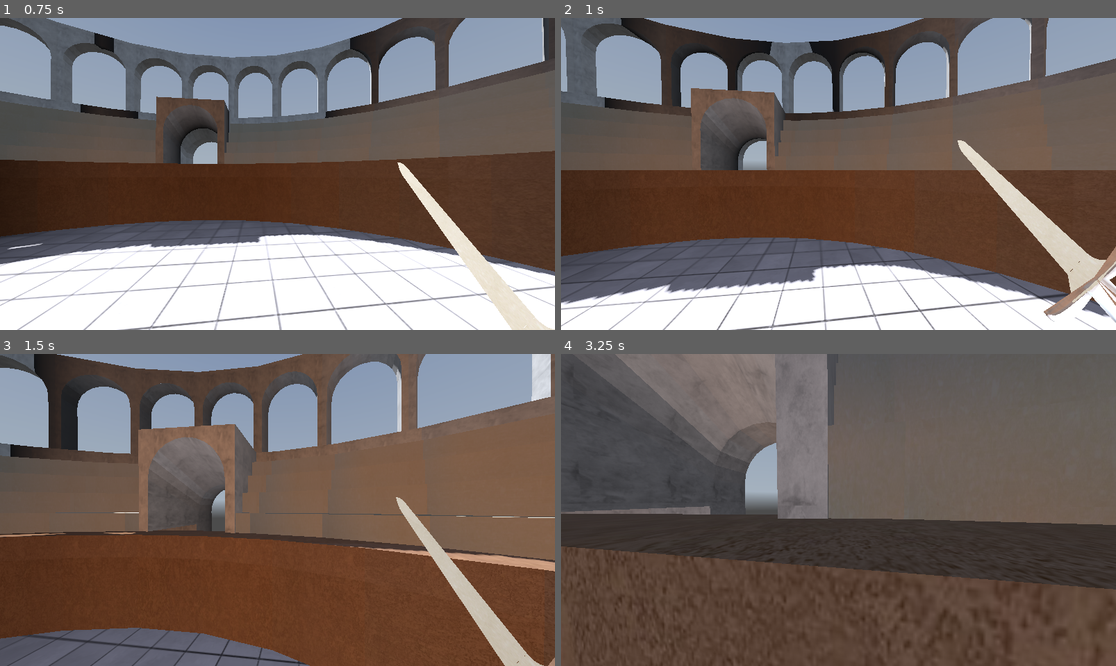
Above: before the commit, frames 1-4 (two rows, left to right).
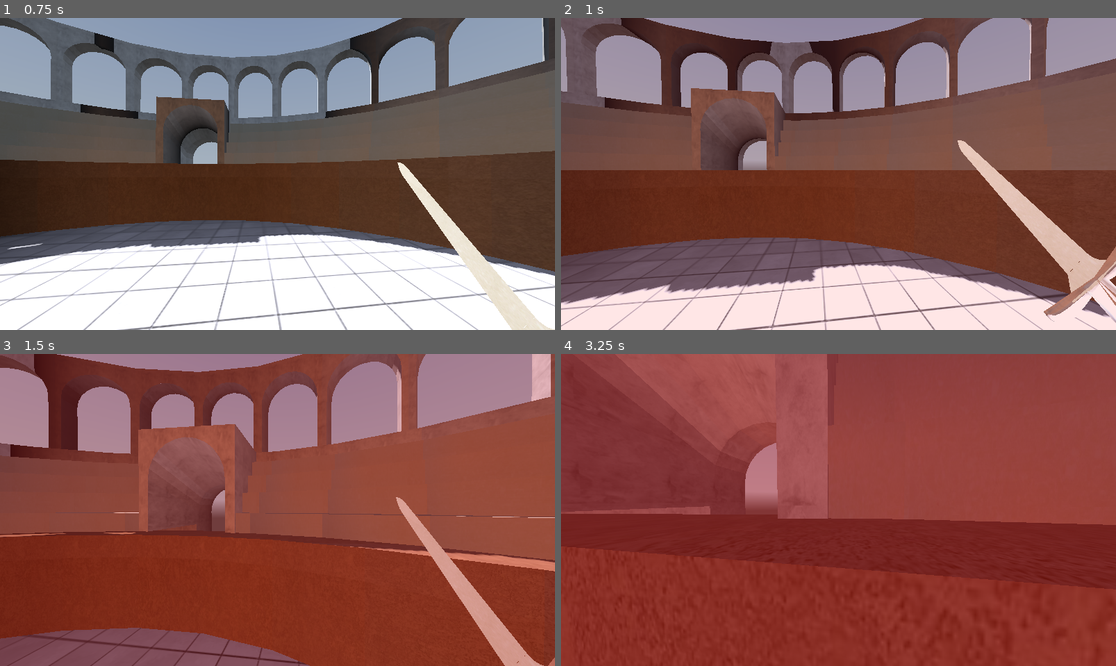
Above: after the commit, the same moments.

Repository: martinsi26/3DGameDesign
Game: Godot game, scene res://Scenes/Sandbox.tscn
Same seed, same stepped clock (60 frames per second), same inputs: the game is played once before the commit and once after it. A sky picture missing from this copy of the repository is replaced by a grey-blue gradient.
Inputs (mouse positions are in pixels of both pictures, inside the frame that each line leads up to):
- Up to frame 1 (0.75 s): move the mouse to (305, 174) at 0.52 s; hold W (move_forward) from 0.53 s (still down); hold Shift (sprint) from 0.53 s (still down)
- Up to frame 2 (1 s): keep holding W (move_forward); keep holding Shift (sprint); tap Space (jump) at 0.77 s; tap L (take_dmg, bound only after the commit) at 0.8 s
- Up to frame 3 (1.5 s): keep holding W (move_forward); tap Space (jump) at 1.07 s; move the mouse to (249, 510) at 1.27 s; release Shift (sprint) at 1.28 s; tap L (take_dmg, bound only after the commit) at 1.35 s
- Up to frame 4 (3.25 s): keep holding W (move_forward); tap Space (jump) at 1.52, 1.55, 1.82, 2.1, 3.02 s; move the mouse to (849, 503) at 2.02 s; hold Shift (sprint) 2.03-2.78 s; move the mouse to (832, 516) at 2.77 s; tap Ctrl (crouch) at 2.85 s; tap L (take_dmg, bound only after the commit) at 3.05 s

Frame 1 is identical in both runs. In frame 2, 13% of the frame differs, in the area x 0-100%, y 2-100%; in frame 3, 99%; in frame 4, 100%, in the area x 0-100%, y 0-100%.

Commit message:
damage hud implemented

Diff:
--- a/3dgamedesign/Scenes/Player/player.gd
+++ b/3dgamedesign/Scenes/Player/player.gd
@@ -5,6 +5,7 @@
 @export var ANIMATION_PLAYER : AnimationPlayer
 @export var SWORD: Node3D
 
+
 @export var TILT_LOWER_LIMIT := deg_to_rad(-10.0)
 @export var TILT_UPPER_LIMIT := deg_to_rad(10.0)
 
@@ -23,6 +24,14 @@
 var lock_camera = false
 
 var gravity = 12.0
+
+var max_health = 100
+var current_health = 100
+
+var regen_delay_timer = 3.0
+var regen_rate = 10.0
+var is_regenerating = false
+
 
 # This function handles user input and input events such as mouse movement
 func _unhandled_input(event: InputEvent) -> void:
@@ -49,6 +58,9 @@
 func _input(event):
 	# we want to exit the game when player has pressed escape for debugging purposes
 	if Input.is_action_just_pressed("exit"): get_tree().quit()
+	if Input.is_action_just_pressed("take_dmg"): apply_damage(10) #NOTE: used to test whether damage works
+
+
 
 func _ready():
 	# save the original sword position and rotation for later use
@@ -58,6 +70,17 @@
 	Global.player = self
 	# capture the mouse
 	capture_mouse()
+
+	set_process(true)
+
+func _process(delta):
+	if regen_delay_timer > 0:
+		regen_delay_timer -= delta
+	else:
+		is_regenerating = true
+
+	if is_regenerating:
+		regen_health(delta)
 
 func _physics_process(delta):
 	# this shows the players velocity in the debug panel
@@ -160,3 +183,24 @@
 # call the move_and_slide function so the velocity is used and the player moves
 func update_velocity() -> void:
 	move_and_slide()
+
+func update_dmg_hud():
+	var health_pct = float(current_health) / float(max_health)
+	var hud_alpha = 1 - health_pct
+	#print(current_health)
+	$CameraController/Camera/ColorRect.color.a = hud_alpha
+	#print($CameraController/Camera/ColorRect.color.a)
+
+func apply_damage(amount):
+	current_health = max(0, float(current_health - amount))
+	print("current health:", current_health)
+	update_dmg_hud()
+
+	regen_delay_timer = 3.0
+	is_regenerating = false
+
+func regen_health(delta):
+	if regen_delay_timer <= 0 and current_health < max_health:
+		current_health = min(current_health + regen_rate * delta, max_health)
+		print("regen health: ", current_health)
+		update_dmg_hud()
--- a/3dgamedesign/Scenes/Player/player.tscn
+++ b/3dgamedesign/Scenes/Player/player.tscn
@@ -372,6 +372,14 @@
 transform = Transform3D(1, 0, 0, 0, 1, 0, 0, 0, 1, 0, 0, -0.302499)
 fov = 83.1111
 
+[node name="ColorRect" type="ColorRect" parent="CameraController/Camera"]
+anchors_preset = -1
+anchor_right = 1.0
+anchor_bottom = 1.0
+grow_horizontal = 2
+grow_vertical = 2
+color = Color(1, 0, 0, 0)
+
 [node name="ReflectionProbe" type="ReflectionProbe" parent="CameraController/Camera"]
 update_mode = 1
 
@@ -379,7 +387,7 @@
 libraries = {
 "": SubResource("AnimationLibrary_gvbrm")
 }
-blend_times = [&"sprint", &"walking", 0.5, &"sprint", &"jump_start", 0.1, &"jump_start", &"walking", 0.5, &"jump_start", &"sprint", 0.5, &"jump_start", &"jump_start", 0.1, &"jump_end", &"walking", 0.5, &"jump_end", &"jump_start", 0.1]
+blend_times = [&"jump_end", &"jump_start", 0.1, &"jump_end", &"walking", 0.5, &"jump_start", &"jump_start", 0.1, &"jump_start", &"sprint", 0.5, &"jump_start", &"walking", 0.5, &"sprint", &"jump_start", 0.1, &"sprint", &"walking", 0.5]
 
 [node name="ShapeCast3D" type="ShapeCast3D" parent="."]
 unique_name_in_owner = true
@@ -459,3 +467,5 @@
 
 [node name="IdleCombatPlayerState" type="Node" parent="PlayerStateMachine" groups=["Combat"]]
 script = ExtResource("14_rwima")
+
+[node name="HealthRegen" type="Timer" parent="."]
--- a/3dgamedesign/Scenes/Sandbox.tscn
+++ b/3dgamedesign/Scenes/Sandbox.tscn
@@ -36,11 +36,8 @@
 [node name="Colliseum" parent="." instance=ExtResource("4_6l2dy")]
 transform = Transform3D(1, 0, 0, 0, 1, 0, 0, 0, 1, -1.8379, -1.46528, 5.62704)
 
-[node name="Player" parent="." node_paths=PackedStringArray("CAMERA_CONTROLLER", "ANIMATION_PLAYER", "SWORD") instance=ExtResource("1_ndiqr")]
+[node name="Player" parent="." instance=ExtResource("1_ndiqr")]
 transform = Transform3D(-4.37114e-08, 0, 1, 0, 1, 0, -1, 0, -4.37114e-08, 1, 0, 4)
-CAMERA_CONTROLLER = NodePath("CameraController/Camera")
-ANIMATION_PLAYER = NodePath("AnimationPlayer")
-SWORD = NodePath("Sword")
 TILT_LOWER_LIMIT = -1.0472
 TILT_UPPER_LIMIT = 0.523599
 TILT_LEFT_LIMIT = -1.26536
--- a/3dgamedesign/project.godot
+++ b/3dgamedesign/project.godot
@@ -90,3 +90,8 @@
 "events": [Object(InputEventKey,"resource_local_to_scene":false,"resource_name":"","device":-1,"window_id":0,"alt_press …(195 unchanged characters)…
 ]
 }
+take_dmg={
+"deadzone": 0.5,
+"events": [Object(InputEventKey,"resource_local_to_scene":false,"resource_name":"","device":-1,"window_id":0,"alt_pressed":false,"shift_pressed":false,"ctrl_pressed":false,"meta_pressed":false,"pressed":false,"keycode":0,"physical_keycode":76,"key_label":0,"unicode":108,"location":0,"echo":false,"script":null)
+]
+}
Not shown, changed: 3dgamedesign/Scenes/low_poly_little_boy.glb.import
